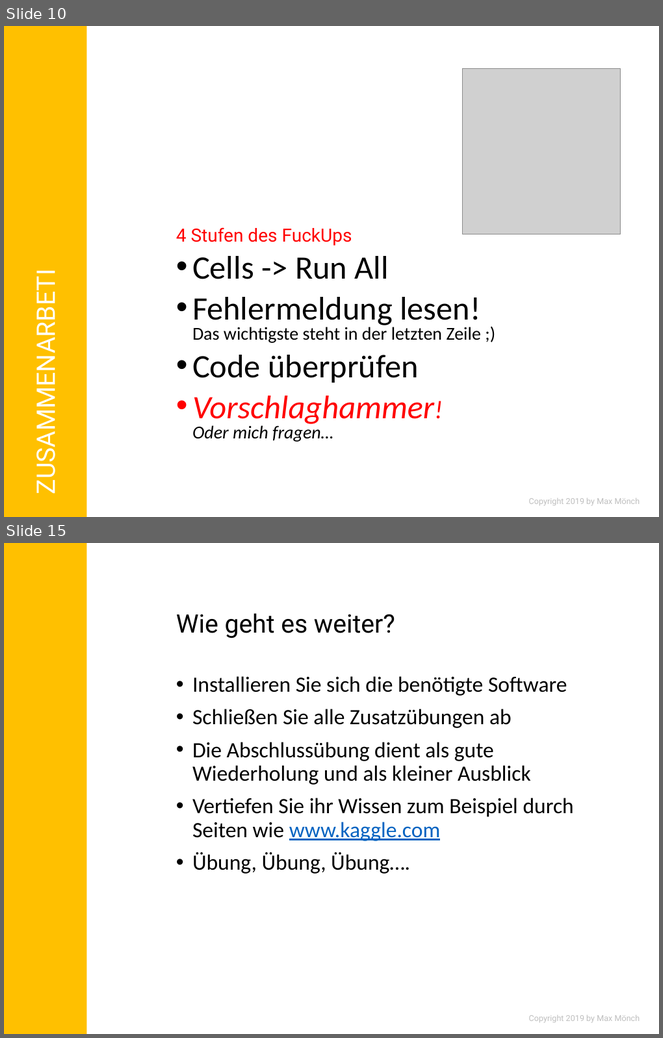
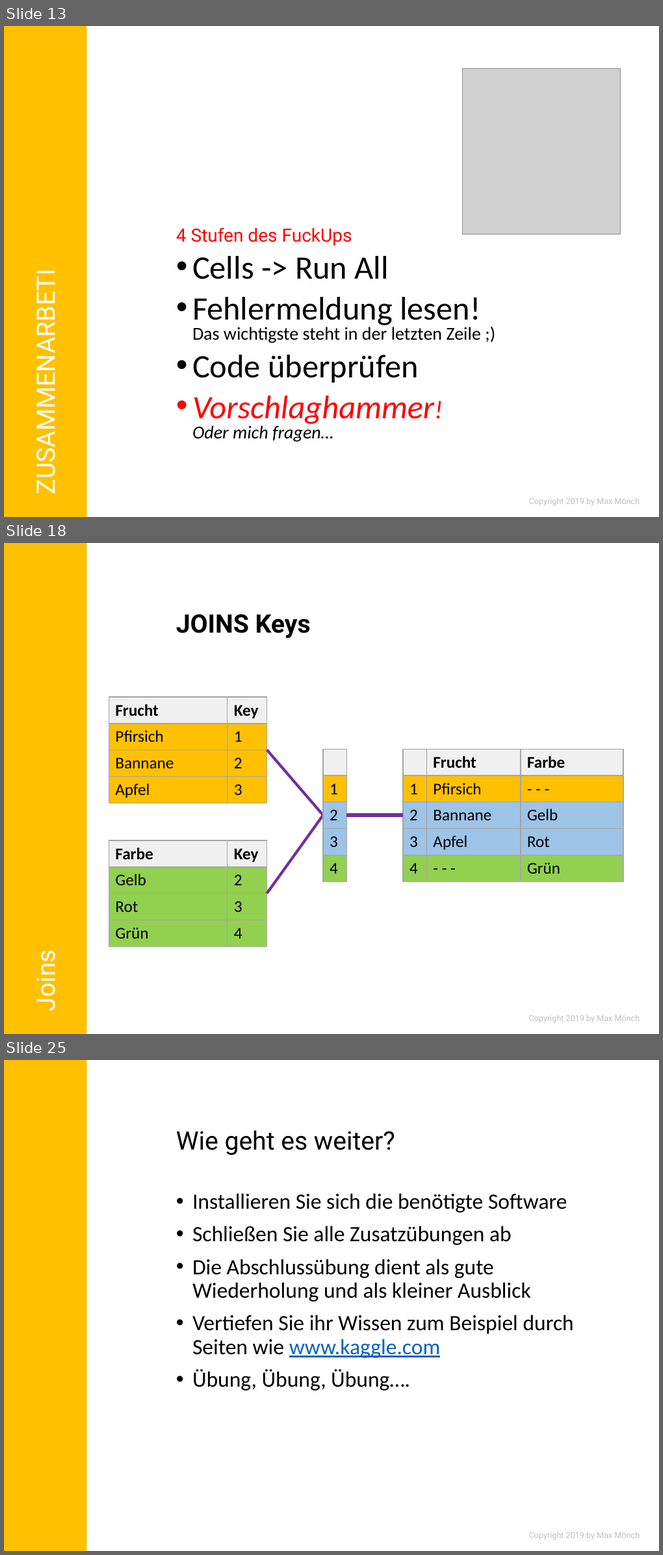
Before and after one commit to MonksterFX/pandas-basic, a slide deck: praesentation/pandas-basic.pptx. Shown one above the other, each under a label of ours: slides 10 and 15 before the commit, slides 13, 18 and 25 after it; the slides between them are not shown. The pictures are 663x1038 and 663x1555 pixels, drawn with LibreOffice and Linux fonts; fonts in the diff are those of the drawing; grey boxes stand for pictures; background and template pictures are left out. Boxes give left, top, right and bottom in pixels: in the first picture for what was removed or moved away, otherwise in the second. Text is boxed around its words. In the diff, an @@ line names an element or a change of style, - is before the commit and + after.

```diff
--- a/praesentation/pandas-basic.pptx
+++ b/praesentation/pandas-basic.pptx
@@ slide 18 added at [4, 543, 659, 1034], background #FFFFFF; not listed: 2 template elements that a slide beside it also shows @@
@@ title added at [176, 614, 311, 639], 28 pt, text #000000, bold @@
+JOINS Keys
@@ table added at [109, 697, 267, 803], 4 rows, 2 columns @@
+Frucht | Key
+Pfirsich | 1
+Bannane | 2
+Apfel | 3
@@ line added from (267, 750) to (323, 815), #7030A0 3 pt @@
@@ table added at [323, 750, 347, 882], 5 rows, 1 columns @@
+
+1
+2
+3
+4
@@ table added at [403, 750, 623, 882], 5 rows, 3 columns @@
+ | Frucht | Farbe
+1 | Pfirsich | - - -
+2 | Bannane | Gelb
+3 | Apfel | Rot
+4 | - - - | Grün
@@ line added from (267, 893) to (323, 815), #7030A0 3 pt @@
@@ line added from (347, 815) to (403, 815), #7030A0 4.5 pt @@
@@ table added at [109, 841, 267, 947], 4 rows, 2 columns @@
+Farbe | Key
+Gelb | 2
+Rot | 3
+Grün | 4
@@ text added at [28, 956, 62, 1010], 28 pt, text #FFFFFF @@
+Joins
@@ what was slide 10 is now slide 13 @@
@@ what was slide 15 is now slide 25 @@
```
Also in this commit, not shown: 3 slides changed, 9 other slides added, 11 other files.
